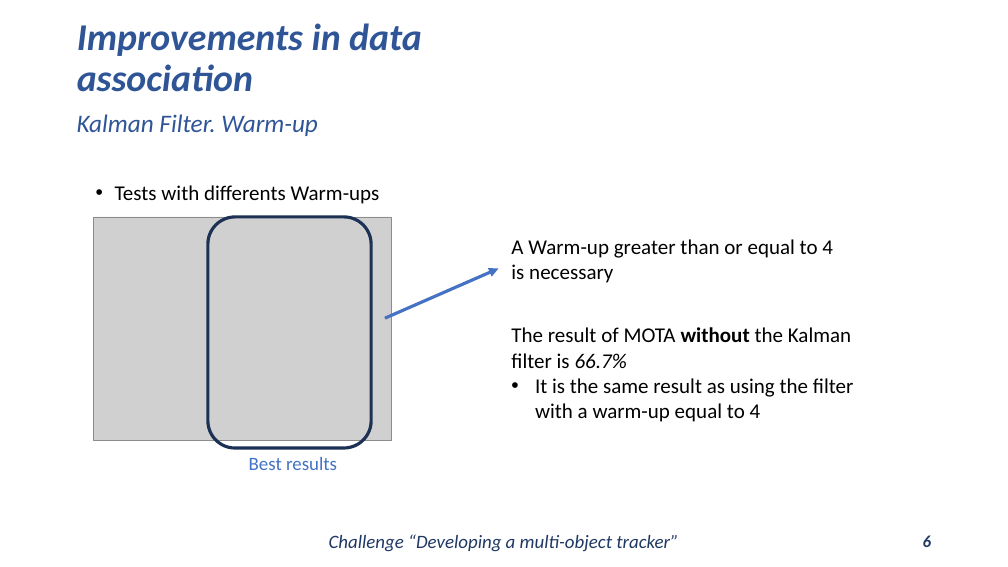
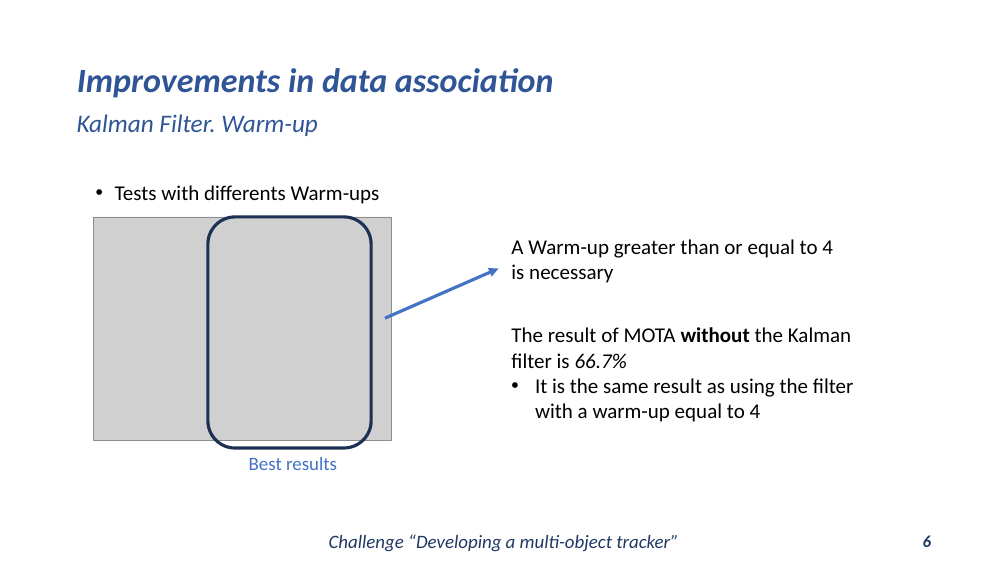
Before and after one commit to Javimh18/DL4VSP, a slide deck: slide 6 of dlvsp_challenge_material/challenge.pptx. Drawn at 1008x567 pixels with LibreOffice and Linux fonts; fonts in the diff are those of the drawing; grey boxes stand for pictures. Boxes give left, top, right and bottom in pixels: in the first picture for what was removed or moved away, otherwise in the second. Text is boxed around its words. In the diff, an @@ line names an element or a change of style, - is before the commit and + after.

```diff
--- a/dlvsp_challenge_material/challenge.pptx
+++ b/dlvsp_challenge_material/challenge.pptx
@@ title "Improvements in data association" at [77,68,554,98]: size 36 to 32.4 pt @@
```
Also in this commit, not shown: 10 other slides changed, 4 slides added.
